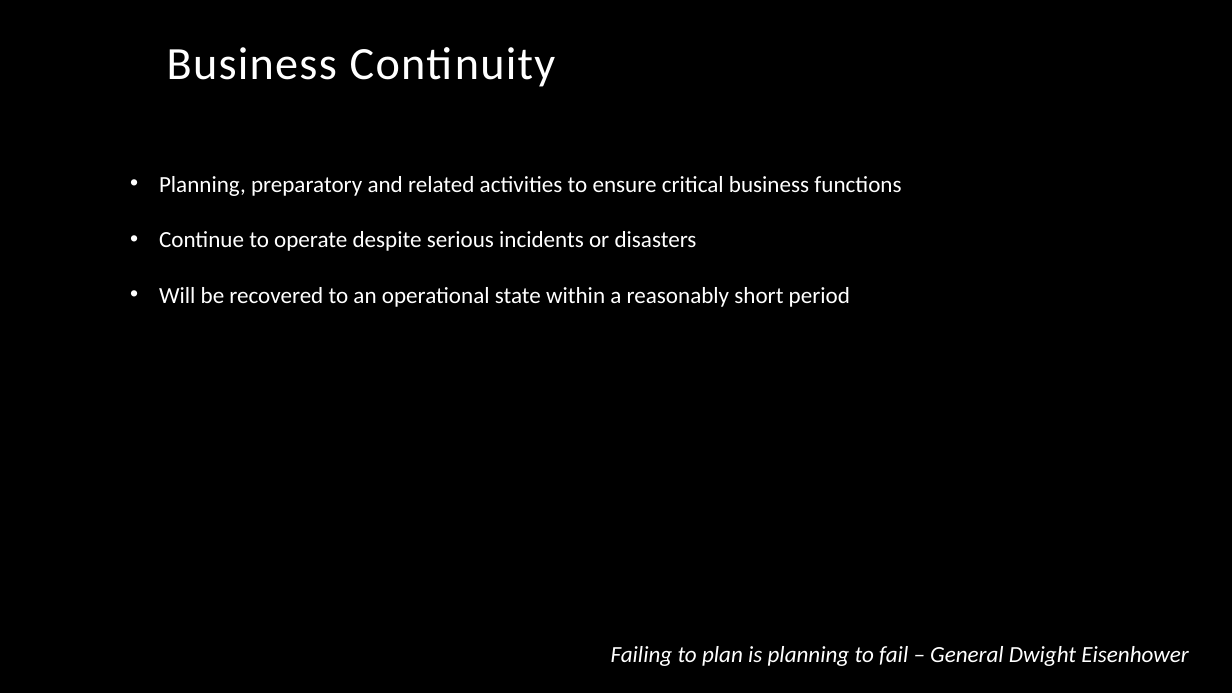
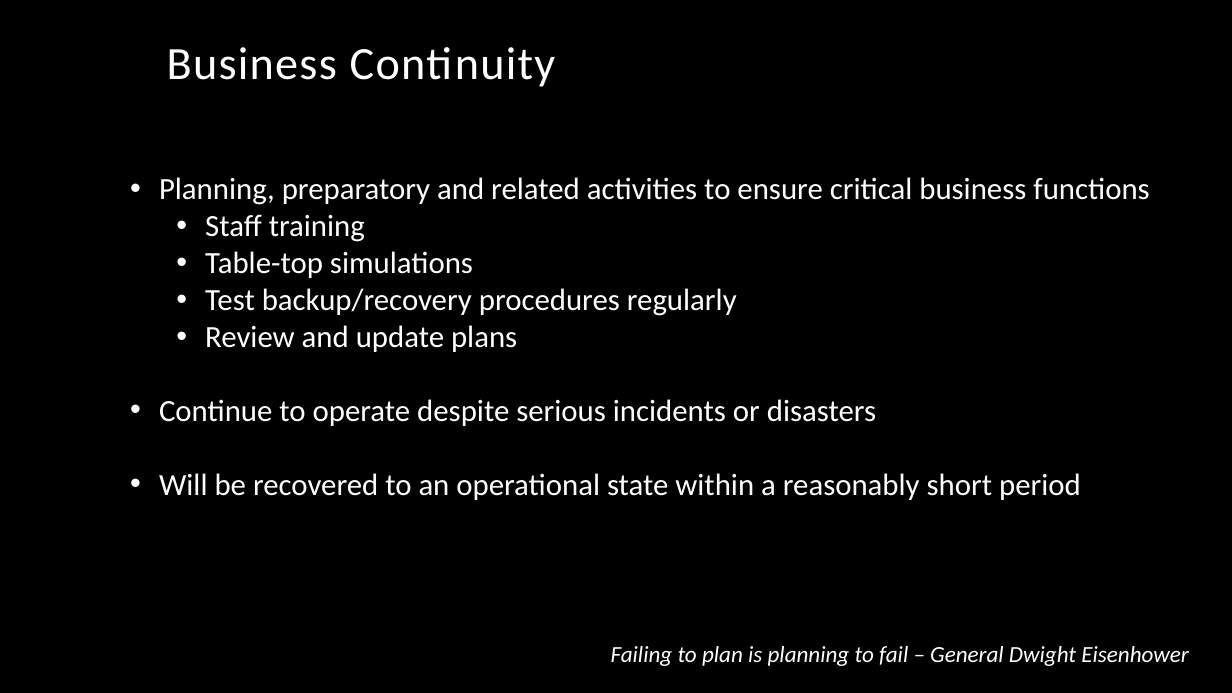
Before and after one commit to keiranwyllie/bootcamp, a slide deck: slide 5 of SSCP - Incident Response.pptx. Drawn at 1232x693 pixels with LibreOffice and Linux fonts; fonts in the diff are those of the drawing; background and template pictures are left out. Boxes give left, top, right and bottom in pixels: in the first picture for what was removed or moved away, otherwise in the second. Text is boxed around its words. In the diff, an @@ line names an element or a change of style, - is before the commit and + after.

```diff
--- a/SSCP - Incident Response.pptx
+++ b/SSCP - Incident Response.pptx
@@ text at (x1=159, y1=177, x2=1149, y2=500): size 18 to 24 pt in "Planning, preparatory and related activities to ensure ...", "Continue to operate despite serious incidents or ...", "Will be recovered to an operational state ..." @@
@@ text at (x1=205, y1=214, x2=737, y2=352): paragraphs added @@
+  • Staff training
+  • Table-top simulations
+  • Test backup/recovery procedures regularly
+  • Review and update plans
```
Also in this commit, not shown: 1 other slide changed.
